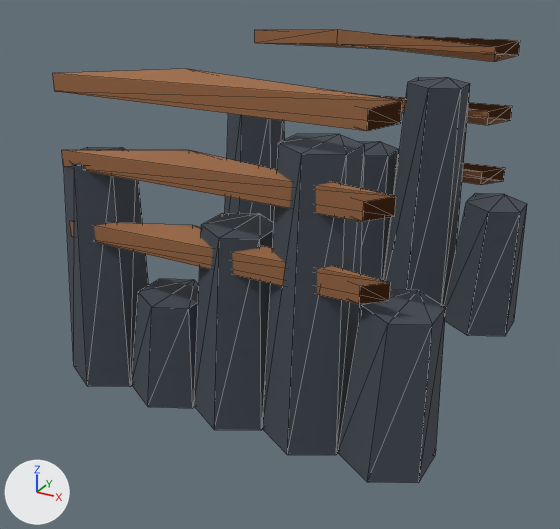
Before and after pictures for a commit that changed the glTF model godot/biomes/expansion/art/emberline-basalt-terrace-1.glb.
Both versions are drawn from a 50 mm camera at (0.825, -1.65, 1.061) aimed at (-0.036, -0.085, 0.278). Lighting does not change. The marker at lower left points along +X, +Y and +Z. The picture after the commit comes second. Mesh edges are drawn as thin lines. Vertices at exactly the same position are counted once.

Before the edit, the objects in view are built like this:
```python
me_basalt_column__0_35_0_002 = bpy.data.meshes.new('basalt-column--0.35-0.002')
me_basalt_column__0_35_0_002.from_pydata(...)  # 168 vertices, 272 faces; spans x -0.461..0.461, y -0.455..0.455, z 0.02..0.796
# faces by material slot: [200, 72]
me_basalt_column__0_35_0_002.materials.append(mat_biome4_basalt)
me_basalt_column__0_35_0_002.materials.append(mat_biome4_copper)
ob_emberline_basalt_terrace_lod1 = bpy.data.objects.new('emberline-basalt-terrace_LOD1', me_basalt_column__0_35_0_002)
ob_emberline_basalt_terrace_lod1.location = (0.0, 0.0, 0.0)
```
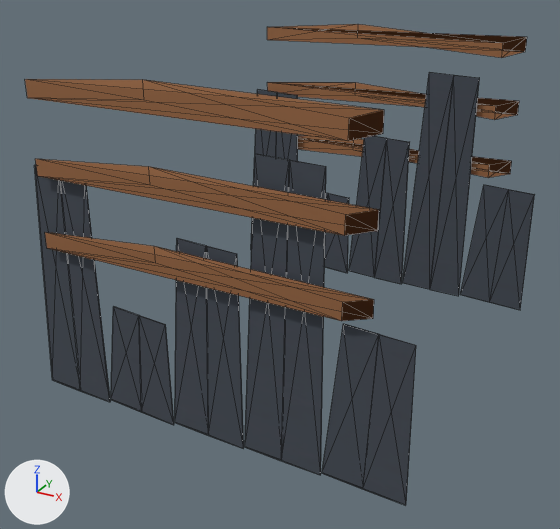
Changed parts and their boxes [x1, y1, x2, y2] in the pictures (560 x 529 px; the box of a moved part takes in the faces that stretch with it):
'emberline-basalt-terrace_LOD1', reshaped (8% wider)
    before: [53, 29, 527, 483]
    after: [25, 24, 535, 505]
part 1 of me_basalt_column__0_35_0_002, moved or reshaped
    before: [225, 113, 285, 223]
    after: [251, 90, 298, 248]
part 2 of me_basalt_column__0_35_0_002, moved or reshaped (not visible before)
    after: [325, 193, 349, 273]
part 3 of me_basalt_column__0_35_0_002, moved or reshaped
    before: [358, 141, 399, 306]
    after: [349, 136, 410, 284]
part 4 of me_basalt_column__0_35_0_002, moved or reshaped
    before: [384, 77, 470, 306]
    after: [402, 72, 479, 296]
part 5 of me_basalt_column__0_35_0_002, moved or reshaped
    before: [444, 193, 527, 336]
    after: [460, 185, 535, 310]
part 6 of me_basalt_column__0_35_0_002, moved or reshaped
    before: [64, 147, 149, 387]
    after: [35, 165, 111, 402]
part 7 of me_basalt_column__0_35_0_002, moved or reshaped
    before: [131, 279, 199, 408]
    after: [111, 306, 174, 425]
part 8 of me_basalt_column__0_35_0_002, moved or reshaped
    before: [194, 213, 274, 430]
    after: [175, 238, 244, 449]
part 9 of me_basalt_column__0_35_0_002, moved or reshaped
    before: [262, 133, 365, 455]
    after: [245, 154, 326, 475]
part 10 of me_basalt_column__0_35_0_002, moved or reshaped
    before: [338, 290, 446, 483]
    after: [322, 324, 416, 505]
part 11 of me_basalt_column__0_35_0_002, moved or reshaped
    before: [397, 158, 505, 185]
    after: [298, 136, 512, 178]
part 12 of me_basalt_column__0_35_0_002, moved or reshaped
    before: [332, 90, 512, 125]
    after: [267, 82, 519, 120]
part 13 of me_basalt_column__0_35_0_002, moved or reshaped
    before: [255, 29, 520, 62]
    after: [267, 24, 527, 58]
part 14 of me_basalt_column__0_35_0_002, moved or reshaped
    before: [70, 221, 391, 304]
    after: [45, 232, 374, 321]
part 15 of me_basalt_column__0_35_0_002, moved or reshaped
    before: [62, 150, 396, 222]
    after: [35, 159, 379, 236]
part 16 of me_basalt_column__0_35_0_002, moved or reshaped
    before: [53, 69, 402, 131]
    after: [25, 79, 384, 141]

The edits, one by one:
me_basalt_column__0_35_0_002 is used by ob_emberline_basalt_terrace_lod1; location (0.0, 0.0, 0.0).
me_basalt_column__0_35_0_002 had 168 vertices, 272 faces and spanned x -0.461..0.461, y -0.455..0.455, z 0.02..0.796.
me_basalt_column__0_35_0_002 now has 168 vertices, 272 faces and spans x -0.461..0.461, y -0.498..0.498, z 0.02..0.796.
me_basalt_column__0_35_0_002 part 1: the loose piece of 12 vertices spanning x -0.461..-0.279, y 0.245..0.455, z 0.023..0.582 is scaled about its middle by (1, -0.019, 1), then moved by (0.0, 0.128, 0.0).
me_basalt_column__0_35_0_002 part 2: the loose piece of 12 vertices spanning x -0.276..-0.094, y 0.245..0.455, z 0.02..0.284 is scaled about its middle by (1, -0.019, 1), then moved by (0.0, 0.128, 0.0).
me_basalt_column__0_35_0_002 part 3: the loose piece of 12 vertices spanning x -0.091..0.091, y 0.245..0.455, z 0.022..0.482 is scaled about its middle by (1, -0.019, 1), then moved by (0.0, 0.128, 0.0).
me_basalt_column__0_35_0_002 part 4: the loose piece of 12 vertices spanning x 0.094..0.276, y 0.245..0.455, z 0.023..0.682 is scaled about its middle by (1, -0.019, 1), then moved by (0.0, 0.128, 0.0).
me_basalt_column__0_35_0_002 part 5: the loose piece of 12 vertices spanning x 0.279..0.461, y 0.245..0.455, z 0.021..0.383 is scaled about its middle by (1, -0.019, 1), then moved by (0.0, 0.128, 0.0).
me_basalt_column__0_35_0_002 part 6: the loose piece of 12 vertices spanning x -0.461..-0.279, y -0.455..-0.245, z 0.023..0.582 is scaled about its middle by (1, 0.019, 1), then moved by (0.0, -0.128, 0.0).
me_basalt_column__0_35_0_002 part 7: the loose piece of 12 vertices spanning x -0.276..-0.094, y -0.455..-0.245, z 0.02..0.284 is scaled about its middle by (1, 0.019, 1), then moved by (0.0, -0.128, 0.0).
me_basalt_column__0_35_0_002 part 8: the loose piece of 12 vertices spanning x -0.091..0.091, y -0.455..-0.245, z 0.022..0.482 is scaled about its middle by (1, 0.019, 1), then moved by (0.0, -0.128, 0.0).
me_basalt_column__0_35_0_002 part 9: the loose piece of 12 vertices spanning x 0.094..0.276, y -0.455..-0.245, z 0.023..0.682 is scaled about its middle by (1, 0.019, 1), then moved by (0.0, -0.128, 0.0).
me_basalt_column__0_35_0_002 part 10: the loose piece of 12 vertices spanning x 0.279..0.461, y -0.455..-0.245, z 0.021..0.383 is scaled about its middle by (1, 0.019, 1), then moved by (0.0, -0.128, 0.0).
me_basalt_column__0_35_0_002 part 11: the loose piece of 8 vertices spanning x -0.4..0.38, y 0.36..0.42, z 0.4..0.463 is scaled about its middle by (1, -0.05, 1), then moved by (0.0, 0.107, 0.0).
me_basalt_column__0_35_0_002 part 12: the loose piece of 8 vertices spanning x -0.4..0.38, y 0.36..0.42, z 0.567..0.63 is scaled about its middle by (1, -0.05, 1), then moved by (0.0, 0.107, 0.0).
me_basalt_column__0_35_0_002 part 13: the loose piece of 8 vertices spanning x -0.4..0.38, y 0.36..0.42, z 0.733..0.796 is scaled about its middle by (1, -0.05, 1), then moved by (0.0, 0.107, 0.0).
me_basalt_column__0_35_0_002 part 14: the loose piece of 8 vertices spanning x -0.4..0.38, y -0.42..-0.36, z 0.4..0.463 is scaled about its middle by (1, 0.05, 1), then moved by (0.0, -0.107, 0.0).
me_basalt_column__0_35_0_002 part 15: the loose piece of 8 vertices spanning x -0.4..0.38, y -0.42..-0.36, z 0.567..0.63 is scaled about its middle by (1, 0.05, 1), then moved by (0.0, -0.107, 0.0).
me_basalt_column__0_35_0_002 part 16: the loose piece of 8 vertices spanning x -0.4..0.38, y -0.42..-0.36, z 0.733..0.796 is scaled about its middle by (1, 0.05, 1), then moved by (0.0, -0.107, 0.0).
